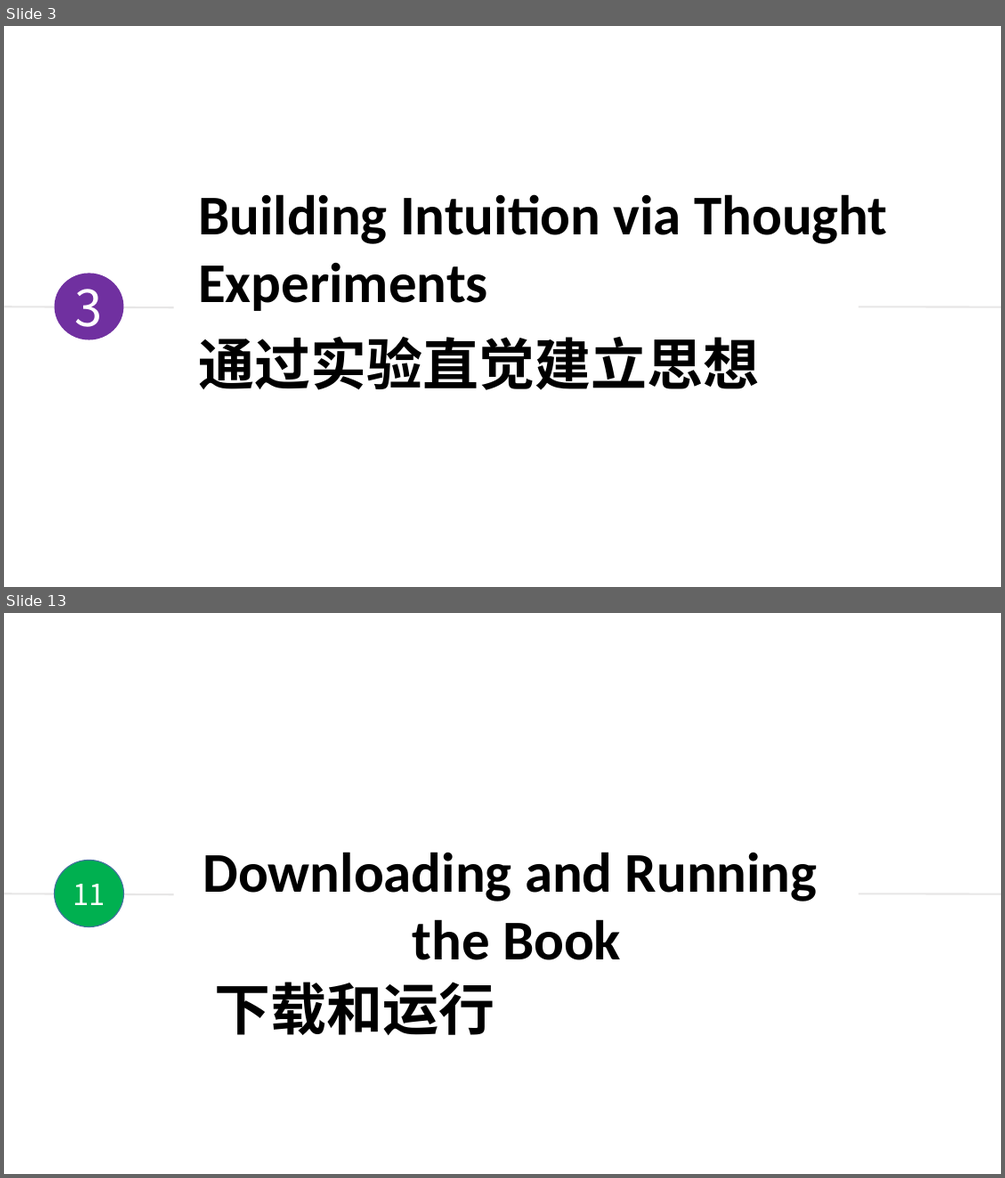
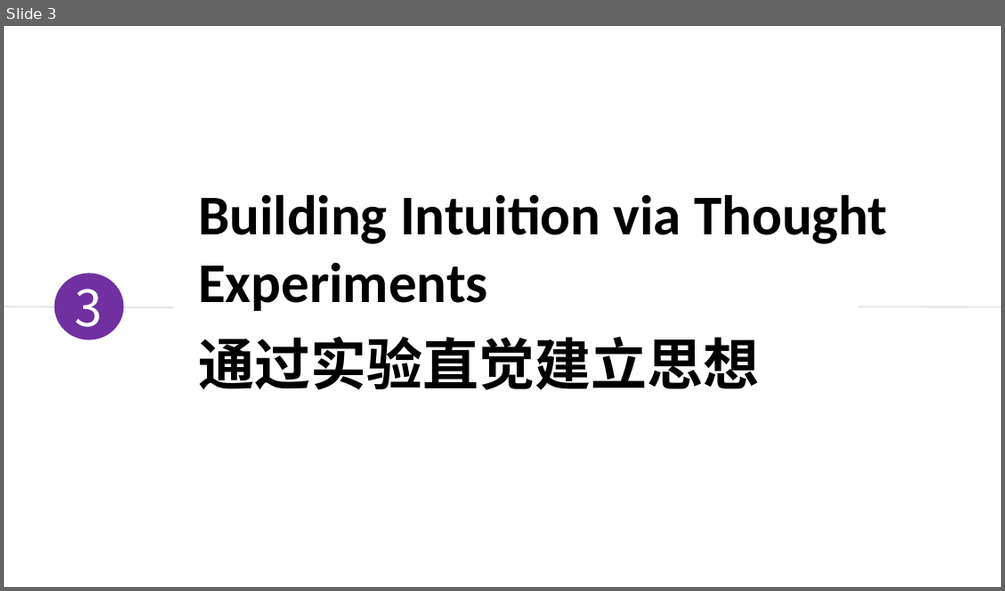
Before and after one commit to duyongquan/LTSLAM, a slide deck: docs/pptx/VINS/08-VINS-前端和特征点管理.pptx. Shown one above the other, each under a label of ours: slides 3 and 13 before the commit, slide 3 after it; the slides between them are not shown. The pictures are 1005x1178 and 1005x591 pixels, drawn with LibreOffice and Linux fonts; fonts in the diff are those of the drawing. Boxes give left, top, right and bottom in pixels: in the first picture for what was removed or moved away, otherwise in the second. Text is boxed around its words. In the diff, an @@ line names an element or a change of style, - is before the commit and + after.

```diff
--- a/docs/pptx/VINS/08-VINS-前端和特征点管理.pptx
+++ b/docs/pptx/VINS/08-VINS-前端和特征点管理.pptx
@@ slide 13 removed at [4,613,1001,1174], background #FFFFFF @@
@@ text removed at [202,852,817,960] @@
-Downloading and Running
-the Book
@@ ellipse removed at [54,860,123,926] @@
-11
@@ line removed from (4, 893) to (174, 895) @@
@@ line removed from (858, 893) to (1001, 894) @@
@@ text removed at [215,981,495,1035] @@
-下载和运行
```
Also in this commit, not shown: 3 slides added, 24 other slides removed, 5 other files.
